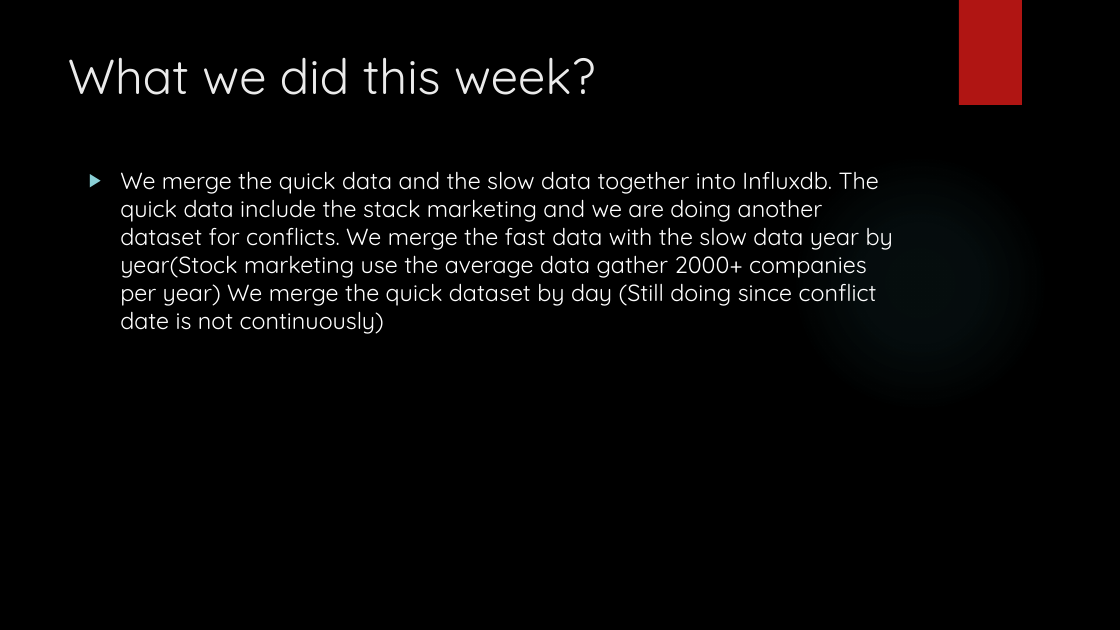
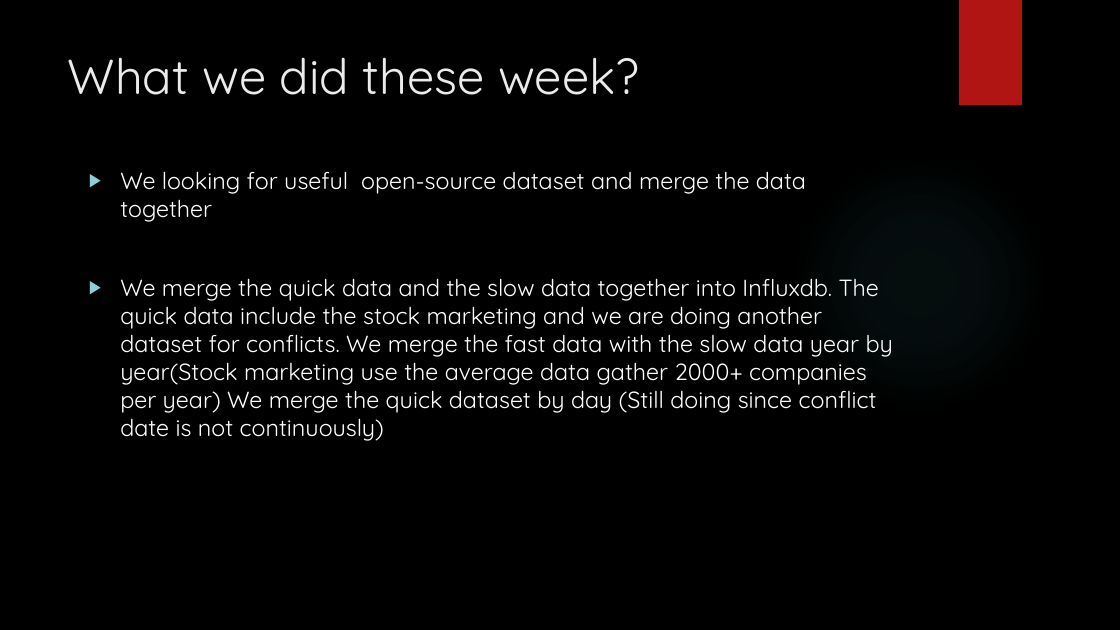
Before and after one commit to SocialWeather/SocialWeather, a slide deck: slide 7 of Social Weather Presentation.pptx (slide 6 before the commit). Drawn at 1120x630 pixels with LibreOffice and Linux fonts; fonts in the diff are those of the drawing; background and template pictures are left out. Boxes give left, top, right and bottom in pixels: in the first picture for what was removed or moved away, otherwise in the second. Text is boxed around its words. In the diff, an @@ line names an element or a change of style, - is before the commit and + after.

```diff
--- a/Social Weather Presentation.pptx
+++ b/Social Weather Presentation.pptx
@@ title at (68, 57, 639, 95): text changed @@
-What we did this week?
+What we did these week?
@@ text at (120, 171, 893, 441): text changed @@
-▶ We merge the quick data and the slow data together into Influxdb. The quick data include the stack marketing and we are doing another dataset for conflicts. We merge the fast data with the slow data year by year(Stock marketing use the average data gather 2000+ companies per year) We merge the quick dataset by day (Still doing since conflict date is not continuously)
+▶ We looking for useful open-source dataset and merge the data together
+▶ We merge the quick data and the slow data together into Influxdb. The quick data include the stock marketing and we are doing another dataset for conflicts. We merge the fast data with the slow data year by year(Stock marketing use the average data gather 2000+ companies per year) We merge the quick dataset by day (Still doing since conflict date is not continuously)
```
Also in this commit, not shown: 2 other slides changed, 4 slides added, 1 slide removed.
